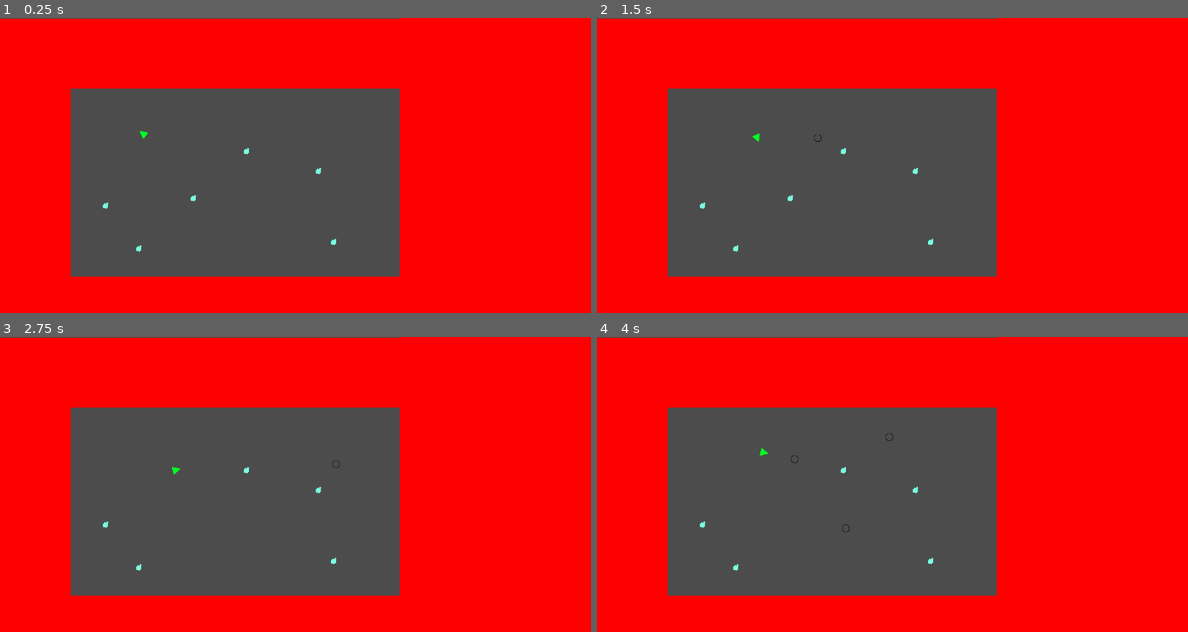
Above: before the commit, frames 1-4 (two rows, left to right).
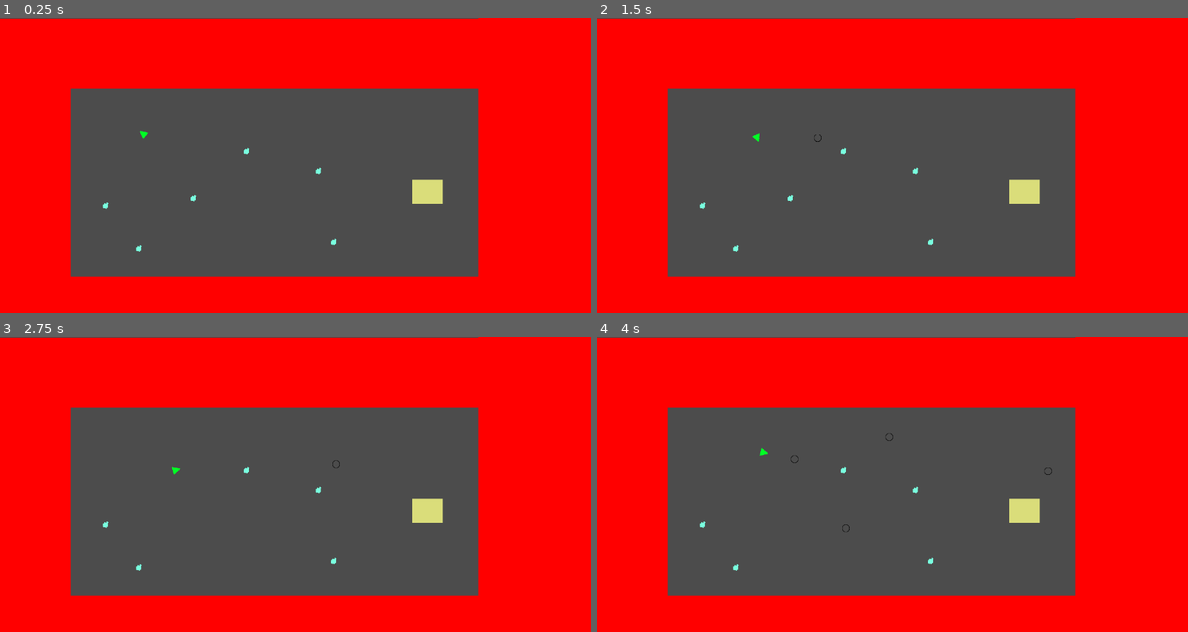
Above: after the commit, the same moments.

Repository: bentuttle2000/Game-Jam-F2021-2pm
Game: Godot game, scene res://Stages/StageOne.tscn
The game is run twice, just before and just after one commit, with the same random seed, the same clock (stepped at 60 frames per second) and the same inputs.
Inputs (mouse positions are in pixels of both pictures, inside the frame that each line leads up to):
- Up to frame 1 (0.25 s): no input
- Up to frame 2 (1.5 s): tap Enter (ui_accept) at 0.5, 0.77 s; move the mouse to (1022, 150) at 0.52 s; hold D (ui_right) 0.53-1.28 s; move the mouse to (774, 180) at 1.27 s; hold S (ui_down) from 1.28 s (still down)
- Up to frame 3 (2.75 s): tap Enter (ui_accept) at 1.52 s; move the mouse to (354, 419) at 2.02 s; release S (ui_down) at 2.03 s; hold D (ui_right) from 2.03 s (still down)
- Up to frame 4 (4 s): tap Enter (ui_accept) at 2.75, 3.02, 3.77 s; move the mouse to (862, 543) at 2.77 s; release D (ui_right) at 2.78 s; hold W (ui_up) 2.78-3.53 s; move the mouse to (1069, 528) at 3.52 s; hold A (ui_left) from 3.53 s (still down)

The runs differ from the first frame. In frame 1, 8.6% of the frame differs, in the area x 67-81%, y 0-88%; in frame 2, 8.6%; in frame 3, 8.6%; in frame 4, 8.6%.

Commit message:
Level Transitions
I made a transition object that takes you to the selected stage when the Player collides with it. I also created a simple second stage that the player can switch to when colliding with the transition object.

Diff:
--- /dev/null
+++ b/GameJam/LevelTransition.gd
@@ -0,0 +1,11 @@
+extends Area2D
+
+export(String, FILE, "*.tscn") var target_stage
+const PLAYER = ("Player.tscn")
+
+func _ready():
+	pass # Replace with function body.
+
+func _on_LevelTransition_body_entered(body):
+	if "Player" in body.name:
+		get_tree().change_scene(target_stage)
--- /dev/null
+++ b/GameJam/Objects/LevelTransition.tscn
@@ -0,0 +1,24 @@
+[gd_scene load_steps=4 format=2]
+
+[ext_resource path="res://LevelTransition.gd" type="Script" id=1]
+[ext_resource path="res://Assets/LevelTransition.png" type="Texture" id=2]
+
+[sub_resource type="RectangleShape2D" id=1]
+extents = Vector2( 32.8948, 26.6377 )
+
+[node name="LevelTransition" type="Area2D"]
+script = ExtResource( 1 )
+__meta__ = {
+"_edit_group_": true
+}
+
+[node name="Sprite" type="Sprite" parent="."]
+position = Vector2( -0.014679, -0.0667038 )
+scale = Vector2( 4.11184, 3.28594 )
+texture = ExtResource( 2 )
+
+[node name="CollisionShape2D" type="CollisionShape2D" parent="."]
+position = Vector2( 0, 0.187286 )
+shape = SubResource( 1 )
+
+[connection signal="body_entered" from="." to="." method="_on_LevelTransition_body_entered"]
--- /dev/null
+++ b/GameJam/StageTwo.tscn
@@ -0,0 +1,40 @@
+[gd_scene load_steps=5 format=2]
+
+[ext_resource path="res://Objects/Enemy.tscn" type="PackedScene" id=1]
+[ext_resource path="res://Objects/Player.tscn" type="PackedScene" id=2]
+[ext_resource path="res://Objects/Wall.tscn" type="PackedScene" id=3]
+[ext_resource path="res://Objects/LevelTransition.tscn" type="PackedScene" id=4]
+
+[node name="StageTwo" type="Node2D"]
+
+[node name="Player" parent="." instance=ExtResource( 2 )]
+position = Vector2( 325.627, 336.837 )
+
+[node name="Wall" parent="." instance=ExtResource( 3 )]
+position = Vector2( 23.1159, 318.431 )
+scale = Vector2( 2.71077, 43.7693 )
+
+[node name="Wall2" parent="." instance=ExtResource( 3 )]
+position = Vector2( 1261.01, 327.398 )
+scale = Vector2( 2.71077, 44.5952 )
+
+[node name="Wall3" parent="." instance=ExtResource( 3 )]
+position = Vector2( 636.634, 15.9195 )
+scale = Vector2( 81.5242, 5.36542 )
+
+[node name="Wall4" parent="." instance=ExtResource( 3 )]
+position = Vector2( 643.241, 600.177 )
+scale = Vector2( 79.7544, 5.60139 )
+
+[node name="Enemy" parent="." instance=ExtResource( 1 )]
+position = Vector2( 754.146, 303.801 )
+
+[node name="Enemy2" parent="." instance=ExtResource( 1 )]
+position = Vector2( 508.739, 442.55 )
+
+[node name="Enemy3" parent="." instance=ExtResource( 1 )]
+position = Vector2( 605.958, 210.357 )
+
+[node name="LevelTransition" parent="." instance=ExtResource( 4 )]
+position = Vector2( 1046.75, 320.791 )
+target_stage = "res://Stages/StageOne.tscn"
--- a/GameJam/Stages/StageOne.tscn
+++ b/GameJam/Stages/StageOne.tscn
@@ -1,8 +1,9 @@
-[gd_scene load_steps=4 format=2]
+[gd_scene load_steps=5 format=2]
 
 [ext_resource path="res://Objects/Player.tscn" type="PackedScene" id=1]
 [ext_resource path="res://Objects/Enemy.tscn" type="PackedScene" id=2]
 [ext_resource path="res://Objects/Wall.tscn" type="PackedScene" id=3]
+[ext_resource path="res://Objects/LevelTransition.tscn" type="PackedScene" id=4]
 
 [node name="StageOne" type="Node2D"]
 
@@ -22,8 +23,8 @@
 scale = Vector2( 10.206, 31.7308 )
 
 [node name="Wall3" parent="." instance=ExtResource( 3 )]
-position = Vector2( 1120.77, 327.187 )
-scale = Vector2( 31.8609, 42.2039 )
+position = Vector2( 1205.72, 327.187 )
+scale = Vector2( 21.2423, 42.2039 )
 
 [node name="Enemy" parent="." instance=ExtResource( 2 )]
 position = Vector2( 418.844, 392.379 )
@@ -42,3 +43,7 @@
 
 [node name="Enemy6" parent="." instance=ExtResource( 2 )]
 position = Vector2( 723.037, 486.865 )
+
+[node name="LevelTransition" parent="." instance=ExtResource( 4 )]
+position = Vector2( 926, 377 )
+target_stage = "res://StageTwo.tscn"
Binary file added: GameJam/Assets/LevelTransition.png
Not shown, added: GameJam/Assets/LevelTransition.png.import
